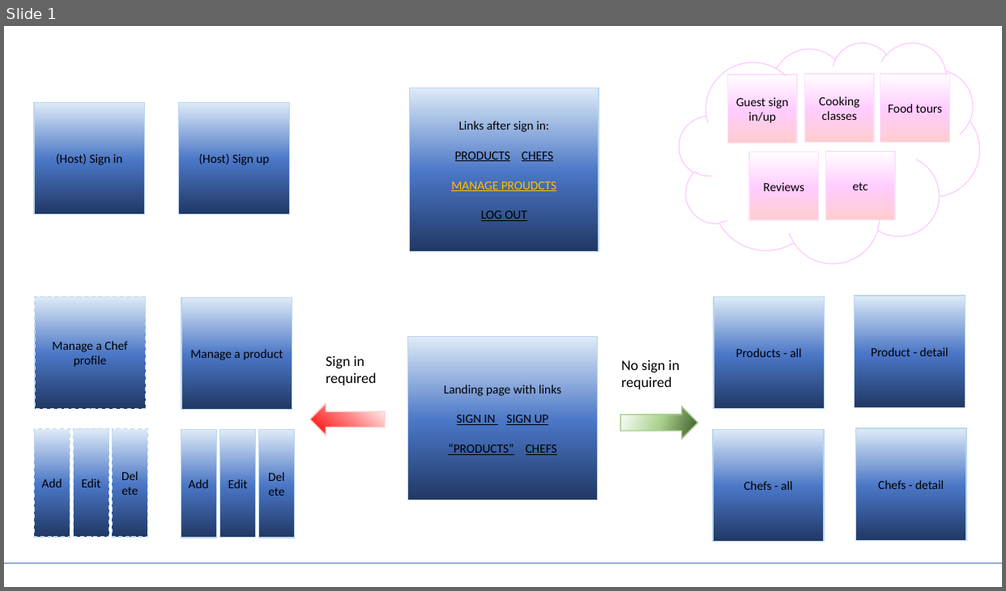
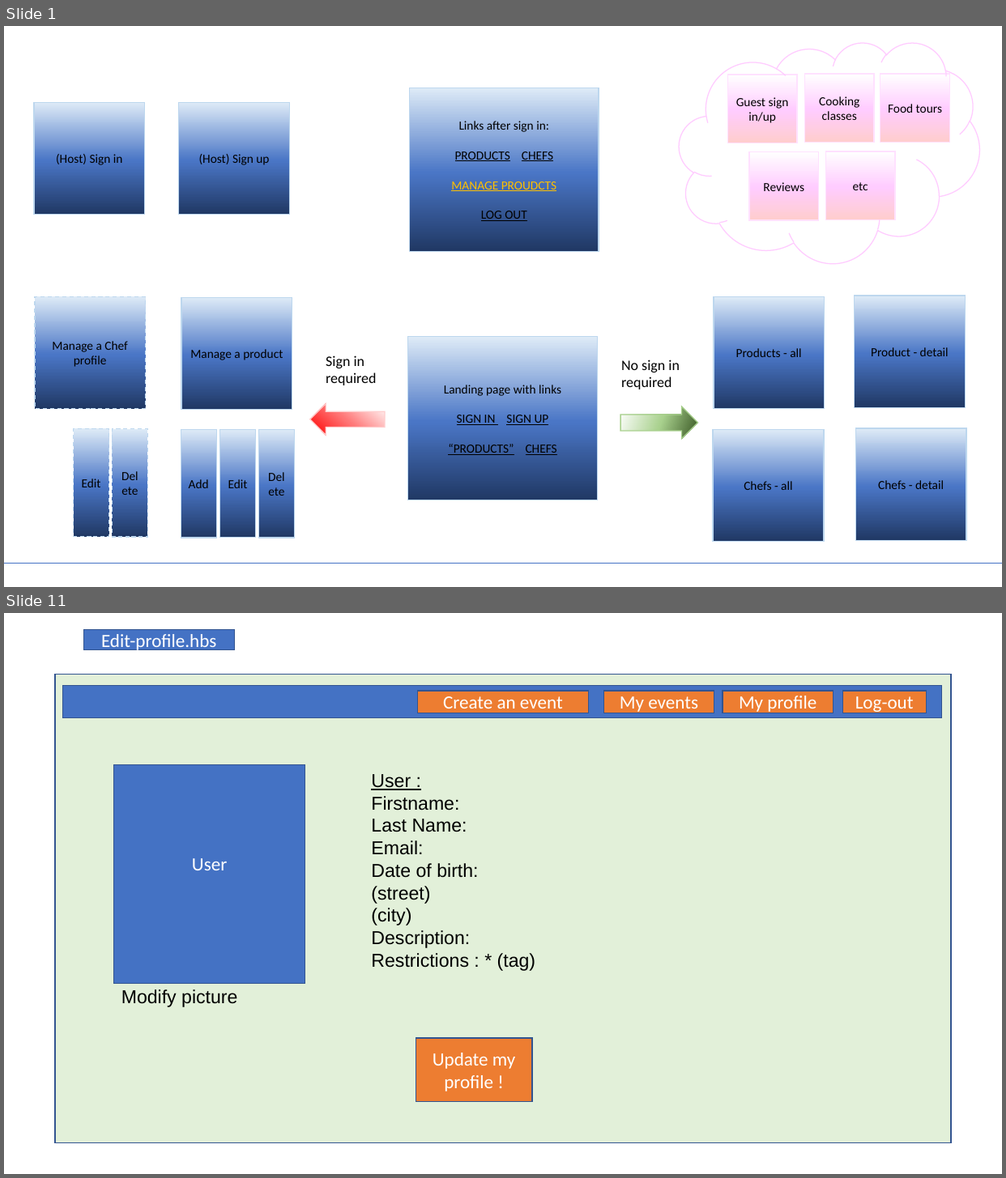
Before and after one commit to sdubois90/Second-project, a slide deck: Working plan/Project plan.pptx. Shown one above the other, each under a label of ours: slide 1 before the commit, slides 1 and 11 after it; the slides between them are not shown. The pictures are 1006x591 and 1006x1178 pixels, drawn with LibreOffice and Linux fonts; fonts in the diff are those of the drawing. Boxes give left, top, right and bottom in pixels: in the first picture for what was removed or moved away, otherwise in the second. Text is boxed around its words. In the diff, an @@ line names an element or a change of style, - is before the commit and + after.

```diff
--- a/Working plan/Project plan.pptx
+++ b/Working plan/Project plan.pptx
@@ slide 11 added at (x1=4, y1=613, x2=1002, y2=1174), background #FFFFFF @@
@@ rectangle added at (x1=84, y1=629, x2=235, y2=650), fill #4472C4, outline #325491 1 pt, 18 pt, text #FFFFFF @@
+Edit-profile.hbs
@@ rectangle added at (x1=55, y1=675, x2=951, y2=1144), fill #E2F0D9, outline #325491 1 pt @@
@@ rectangle added at (x1=62, y1=686, x2=941, y2=717), fill #4472C4, outline #325491 1 pt @@
@@ rectangle added at (x1=417, y1=691, x2=588, y2=713), fill #ED7D31, outline #325491 1 pt, 18 pt, text #FFFFFF @@
+Create an event
@@ rectangle added at (x1=603, y1=691, x2=714, y2=713), fill #ED7D31, outline #325491 1 pt, 18 pt, text #FFFFFF @@
+My events
@@ rectangle added at (x1=722, y1=691, x2=833, y2=713), fill #ED7D31, outline #325491 1 pt, 18 pt, text #FFFFFF @@
+My profile
@@ rectangle added at (x1=842, y1=691, x2=926, y2=713), fill #ED7D31, outline #325491 1 pt, 18 pt, text #FFFFFF @@
+Log-out
@@ rectangle added at (x1=114, y1=765, x2=305, y2=983), fill #4472C4, outline #325491 1 pt, 18 pt, text #FFFFFF @@
+User
@@ text added at (x1=371, y1=774, x2=535, y2=971), 18 pt, text #000000 @@
+User :
+Firstname:
+Last Name:
+Email:
+Date of birth:
+(street)
+(city)
+Description:
+Restrictions : * (tag)
@@ text added at (x1=121, y1=990, x2=237, y2=1007), 18 pt, text #000000 @@
+Modify picture
@@ rectangle added at (x1=415, y1=1038, x2=533, y2=1102), fill #ED7D31, outline #325491 1 pt, 18 pt, text #FFFFFF @@
+Update my profile !
@@ slide 1 changed as well @@
@@ rectangle removed at (x1=34, y1=429, x2=70, y2=537) @@
-Add
```
Also in this commit, not shown: 1 other slide changed, 9 other slides added, 8 other files.
